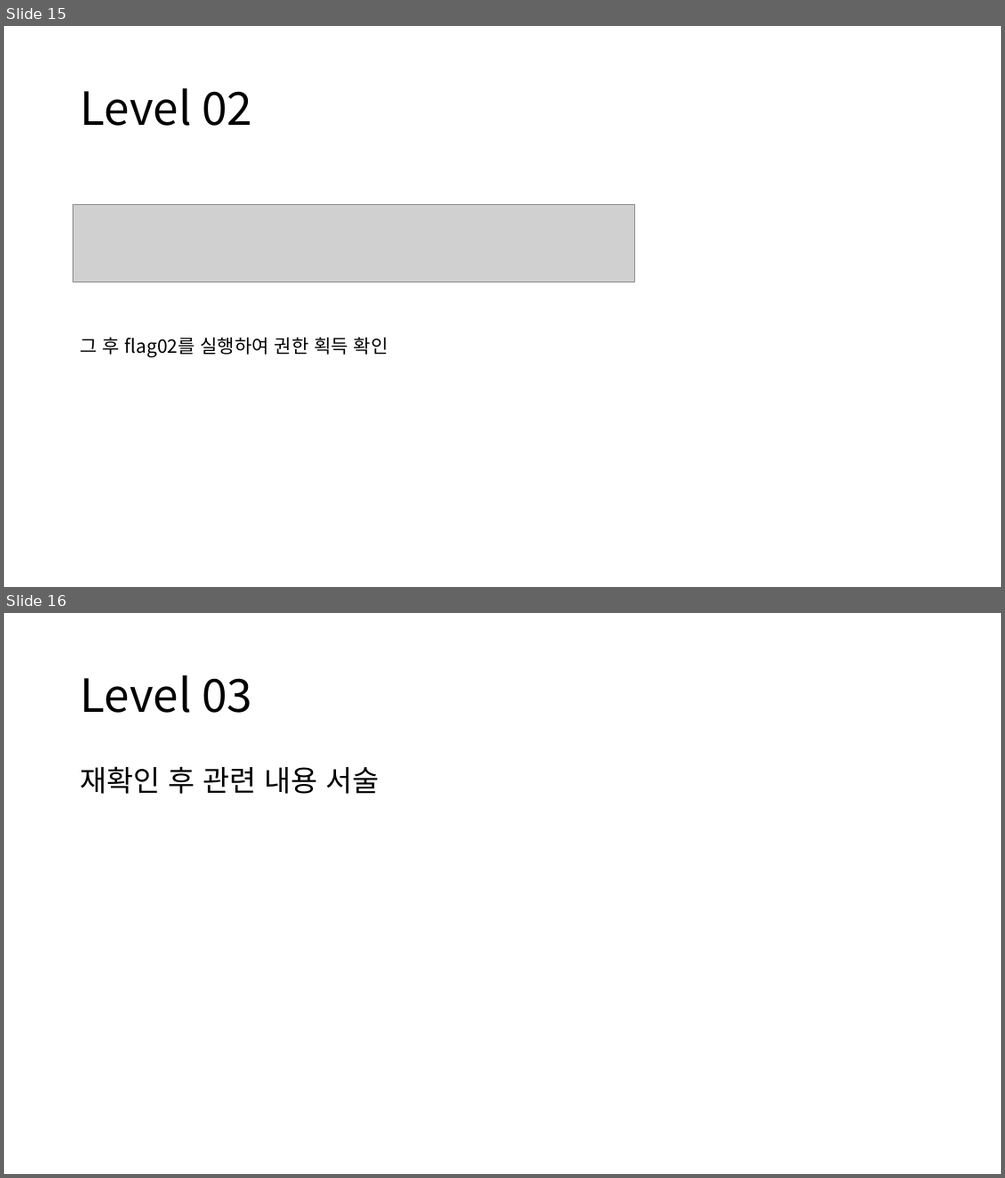
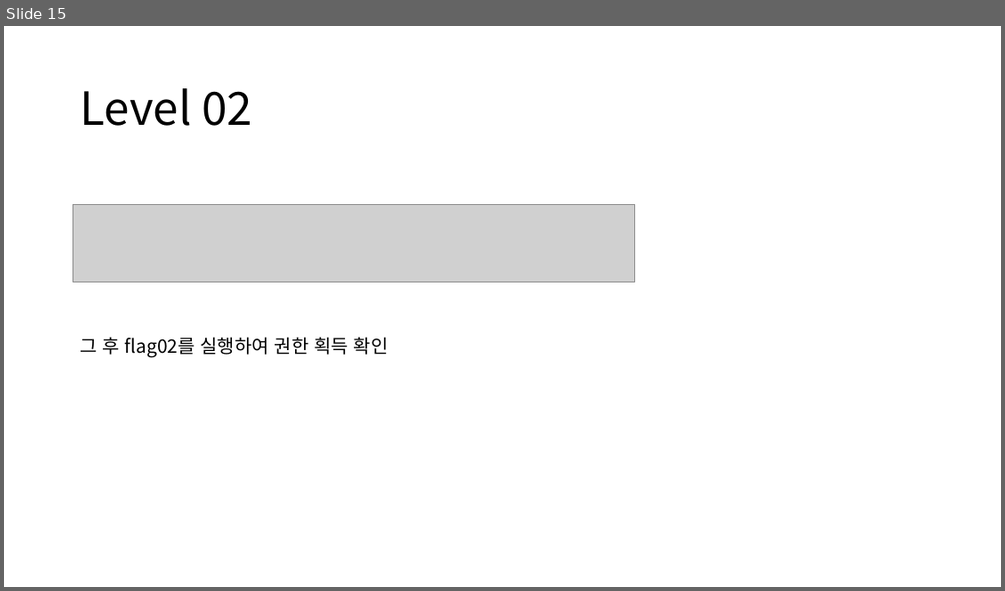
Before and after one commit to WinterMute1000/MyArchive, a slide deck: Nebula/Nebula Level00~Level03.pptx. Shown one above the other, each under a label of ours: slides 15 and 16 before the commit, slide 15 after it. The pictures are 1005x1178 and 1005x591 pixels, drawn with LibreOffice and Linux fonts; fonts in the diff are those of the drawing; grey boxes stand for pictures. Boxes give left, top, right and bottom in pixels: in the first picture for what was removed or moved away, otherwise in the second. Text is boxed around its words. In the diff, an @@ line names an element or a change of style, - is before the commit and + after.

```diff
--- a/Nebula/Nebula Level00~Level03.pptx
+++ b/Nebula/Nebula Level00~Level03.pptx
@@ slide 16 removed at <box>4,613,1001,1174</box>, background #FFFFFF @@
@@ title removed at <box>80,675,252,713</box> @@
-Level 03
@@ text removed at <box>80,766,380,794</box> @@
-재확인 후 관련 내용 서술
```
Also in this commit, not shown: 7 slides added.
